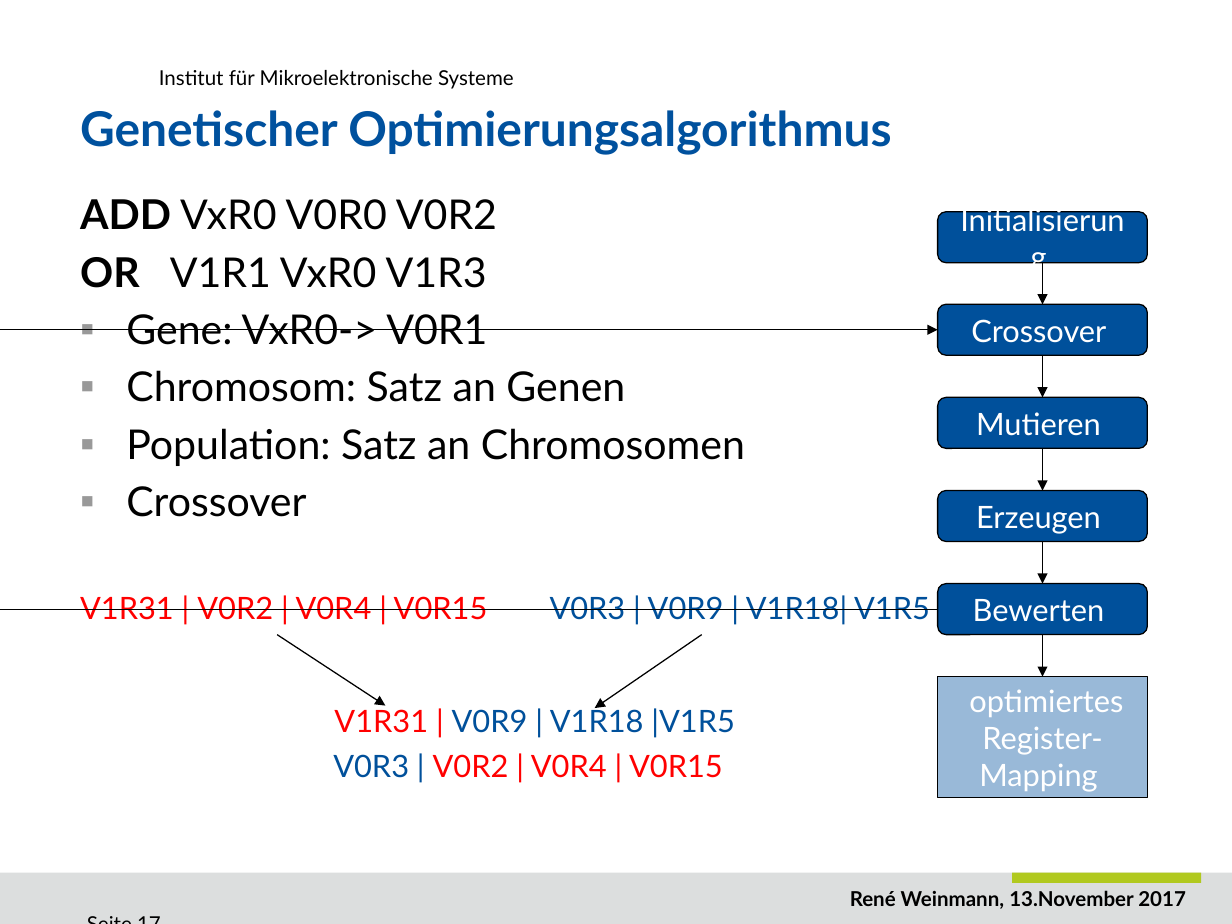
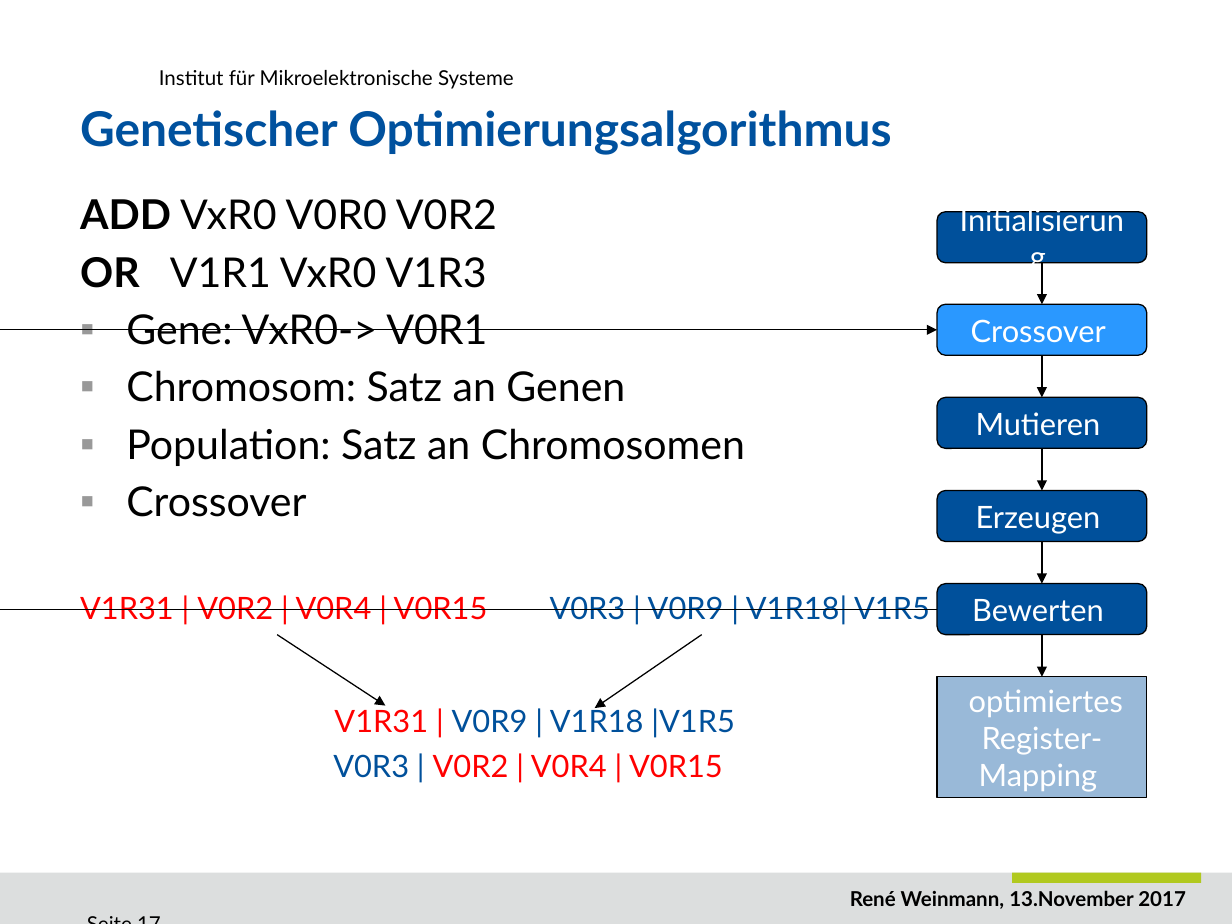
Before and after one commit to ReneWeinmann/Masterarbeit, a slide deck: slide 17 of Presentation_Rene_Weinmann.pptx. Drawn at 1232x924 pixels with LibreOffice and Linux fonts; fonts in the diff are those of the drawing; background and template pictures are left out. Boxes give left, top, right and bottom in pixels: in the first picture for what was removed or moved away, otherwise in the second. Text is boxed around its words. In the diff, an @@ line names an element or a change of style, - is before the commit and + after.

```diff
--- a/Presentation_Rene_Weinmann.pptx
+++ b/Presentation_Rene_Weinmann.pptx
@@ rounded rectangle "Crossover" at (x1=938, y1=304, x2=1147, y2=355): fill #00509B to #2A98FF @@
```
Also in this commit, not shown: 9 other slides changed, 6 other files.
